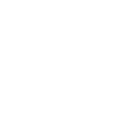
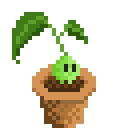
Layer changes from the first 128px x 128px image to the second:
added layer "Layer 1,3" above "Layer 2" over (12, 12, 96, 128)
